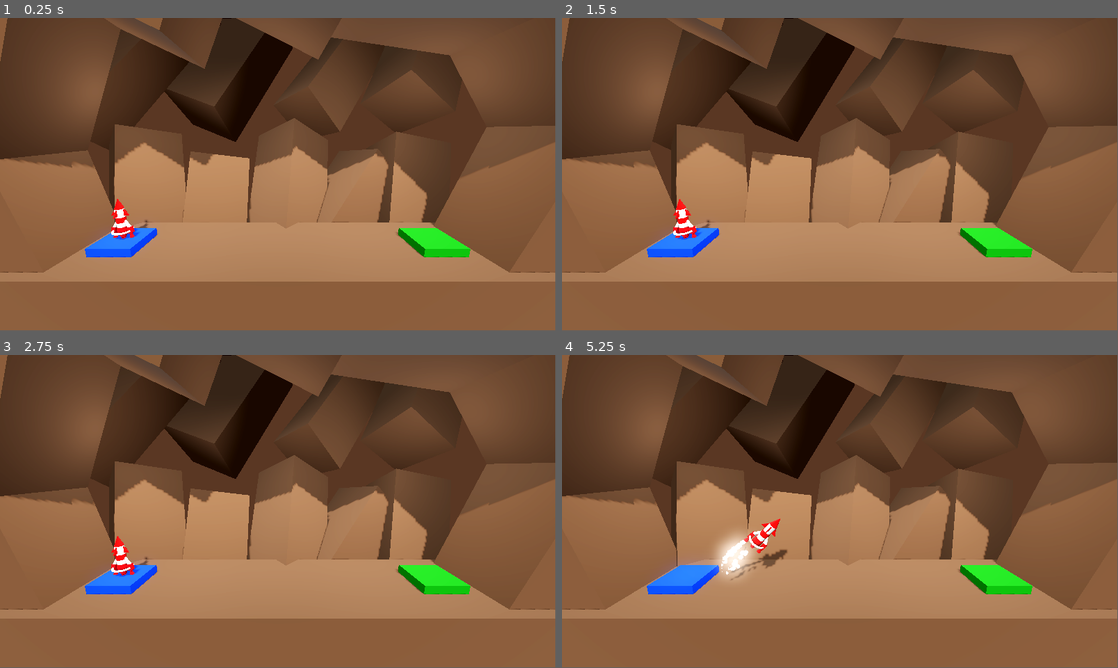
Above: before the commit, frames 1-4 (two rows, left to right).
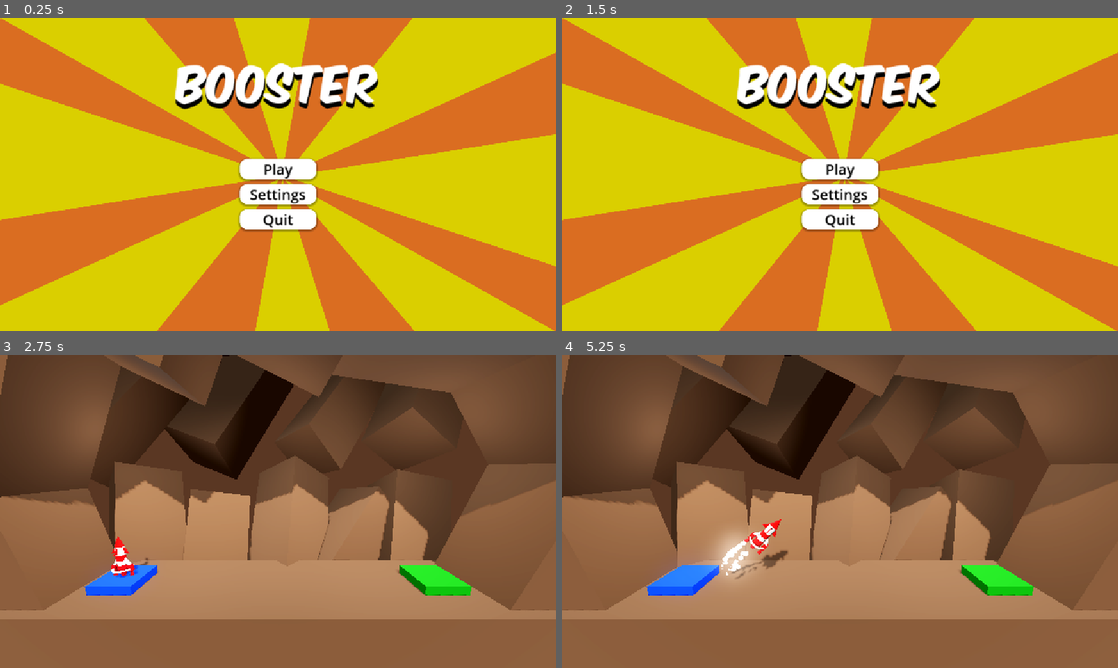
Above: after the commit, the same moments.

Repository: AlphaOrb1t/MoleBoost
Game: Godot game, scene res://Menu/main_menu.tscn
Same seed, same stepped clock (60 frames per second), same inputs: the game is played once before the commit and once after it. Before the commit the project starts from res://Level/level.tscn.
Inputs (mouse positions are in pixels of both pictures, inside the frame that each line leads up to):
- Up to frame 1 (0.25 s): no input
- Up to frame 2 (1.5 s): click (840, 193) at 0.5 s, where only the run after the commit has a clickable "Settings"; click (840, 246) at 1.25 s, where only the run after the commit has a clickable "Back"
- Up to frame 3 (2.75 s): click (278, 505) at 2 s, where only the run after the commit has a clickable "Play"
- Up to frame 4 (5.25 s): tap Enter at 2.75 s; hold D (rotate_right) 2.78-3.53 s; hold Space (boost) 2.78-3.53 s; hold A (rotate_left) 3.53-4.28 s; tap Space (boost) at 3.6, 5.1 s; hold Space (boost) 4.28-5.03 s; hold D (rotate_right) from 4.28 s (still down)
In our replay, the window is 799x449 before the commit and 800x450 after it. These sizes can differ from the game's own. Grey fills any space a smaller window leaves; there, only what the larger window draws over its background counts as a difference.

The runs differ from the first frame. In frame 1, 100% of the frame differs, in the area x 0-100%, y 0-100%; in frame 2, 100%; in frame 3, 1.7%; in frame 4, 2.1%.

Commit message:
menu
- main menu
- play, options, quit buttons
- menu music
- music/sfx sliders, fullscreen toggle

Diff:
--- /dev/null
+++ b/Menu/audio_control.gd
@@ -0,0 +1,14 @@
+extends HSlider
+
+@export var audio_bus_name: String
+
+var audio_bus_id
+
+func _ready():
+	audio_bus_id = AudioServer.get_bus_index(audio_bus_name)
+
+
+func _on_value_changed(value: float) -> void:
+	#turns the slider value from normal number (linear) to decibels (db)
+	var db = linear_to_db(value)
+	AudioServer.set_bus_volume_db(audio_bus_id, db)
--- /dev/null
+++ b/Menu/fullscreen_control.gd
@@ -0,0 +1,8 @@
+extends CheckButton
+
+
+func _on_toggled(toggled_on: bool) -> void:
+	if toggled_on == true:
+		DisplayServer.window_set_mode(DisplayServer.WINDOW_MODE_FULLSCREEN)
+	else:
+		DisplayServer.window_set_mode(DisplayServer.WINDOW_MODE_WINDOWED)
--- /dev/null
+++ b/Menu/main_menu.gd
@@ -0,0 +1,40 @@
+extends Control
+
+@onready var main_buttons: VBoxContainer = $MainButtons
+@onready var options: Panel = $Options
+@onready var confirm_quit: Panel = $ConfirmQuit
+
+
+# Called when the node enters the scene tree for the first time.
+func _ready() -> void:
+	main_buttons.visible = true
+	options.visible = false
+	confirm_quit.visible = false
+
+
+func _on_play_pressed() -> void:
+	get_tree().change_scene_to_file("res://Level/level.tscn")
+
+
+func _on_options_pressed() -> void:
+	main_buttons.visible = false
+	options.visible = true
+	confirm_quit.visible = false
+
+
+func _on_quit_pressed() -> void:
+	main_buttons.visible = false
+	options.visible = false
+	confirm_quit.visible = true
+
+
+func _on_back_options_pressed() -> void:
+	_ready()
+
+
+func _on_quit_yes_pressed() -> void:
+	get_tree().quit()
+
+
+func _on_quit_no_pressed() -> void:
+	_ready()
--- /dev/null
+++ b/Menu/main_menu.tscn
@@ -0,0 +1,349 @@
+[gd_scene load_steps=15 format=3 uid="uid://k7e40vuqn3qu"]
+
+[ext_resource type="Script" uid="uid://c8mmfjf6fy3c7" path="res://Menu/main_menu.gd" id="1_dtkyu"]
+[ext_resource type="Texture2D" uid="uid://dlu0ubbu7dhc4" path="res://Menu/menu.png" id="1_sla5p"]
+[ext_resource type="FontFile" uid="uid://bicy2swwthnec" path="res://Menu/KOMIKAX_.ttf" id="2_ci1se"]
+[ext_resource type="AudioStream" uid="uid://d4a43450yku5q" path="res://Audio/Jammin Bread.mp3" id="4_ohgnh"]
+[ext_resource type="Script" uid="uid://x3k76dpc0pgy" path="res://Menu/audio_control.gd" id="5_fw3rq"]
+[ext_resource type="Script" uid="uid://ck33s7jji0mar" path="res://Menu/fullscreen_control.gd" id="6_rw3mj"]
+
+[sub_resource type="StyleBoxTexture" id="StyleBoxTexture_ci1se"]
+texture = ExtResource("1_sla5p")
+modulate_color = Color(0.856067, 0.856067, 0.856067, 1)
+
+[sub_resource type="StyleBoxEmpty" id="StyleBoxEmpty_ci1se"]
+
+[sub_resource type="StyleBoxFlat" id="StyleBoxFlat_ci1se"]
+bg_color = Color(0.834614, 0.834614, 0.834614, 1)
+corner_radius_top_left = 16
+corner_radius_top_right = 16
+corner_radius_bottom_right = 16
+corner_radius_bottom_left = 16
+shadow_color = Color(0, 0, 0, 0.313726)
+shadow_size = 5
+shadow_offset = Vector2(0, 2)
+
+[sub_resource type="StyleBoxFlat" id="StyleBoxFlat_dtkyu"]
+bg_color = Color(0.485703, 0.485704, 0.485703, 1)
+corner_radius_top_left = 16
+corner_radius_top_right = 16
+corner_radius_bottom_right = 16
+corner_radius_bottom_left = 16
+shadow_color = Color(0, 0, 0, 0.313726)
+shadow_size = 5
+shadow_offset = Vector2(0, 2)
+
+[sub_resource type="StyleBoxFlat" id="StyleBoxFlat_7lkm1"]
+bg_color = Color(1, 1, 1, 1)
+corner_radius_top_left = 16
+corner_radius_top_right = 16
+corner_radius_bottom_right = 16
+corner_radius_bottom_left = 16
+shadow_color = Color(0, 0, 0, 0.313726)
+shadow_size = 5
+shadow_offset = Vector2(0, 2)
+
+[sub_resource type="StyleBoxLine" id="StyleBoxLine_ohgnh"]
+color = Color(0.529067, 0.529067, 0.529067, 1)
+thickness = 6
+
+[sub_resource type="StyleBoxLine" id="StyleBoxLine_fw3rq"]
+color = Color(0.152941, 0.541176, 0.941176, 1)
+thickness = 6
+
+[sub_resource type="StyleBoxFlat" id="StyleBoxFlat_ohgnh"]
+bg_color = Color(1, 1, 1, 1)
+corner_radius_top_left = 16
+corner_radius_top_right = 16
+corner_radius_bottom_right = 16
+corner_radius_bottom_left = 16
+shadow_size = 5
+shadow_offset = Vector2(0, 2)
+
+[node name="MainMenu" type="Control"]
+layout_mode = 3
+anchors_preset = 15
+anchor_right = 1.0
+anchor_bottom = 1.0
+grow_horizontal = 2
+grow_vertical = 2
+script = ExtResource("1_dtkyu")
+
+[node name="Background" type="Panel" parent="."]
+layout_mode = 1
+anchors_preset = 15
+anchor_right = 1.0
+anchor_bottom = 1.0
+grow_horizontal = 2
+grow_vertical = 2
+theme_override_styles/panel = SubResource("StyleBoxTexture_ci1se")
+
+[node name="Label" type="Label" parent="."]
+layout_mode = 1
+anchors_preset = 5
+anchor_left = 0.5
+anchor_right = 0.5
+offset_left = -321.0
+offset_top = 50.0
+offset_right = 321.0
+offset_bottom = 198.0
+grow_horizontal = 2
+theme_override_colors/font_shadow_color = Color(0, 0, 0, 1)
+theme_override_constants/shadow_offset_y = 10
+theme_override_fonts/font = ExtResource("2_ci1se")
+theme_override_font_sizes/font_size = 90
+text = "Booster"
+horizontal_alignment = 1
+vertical_alignment = 1
+
+[node name="AudioStreamPlayer" type="AudioStreamPlayer" parent="."]
+stream = ExtResource("4_ohgnh")
+autoplay = true
+bus = &"Music"
+
+[node name="MainButtons" type="VBoxContainer" parent="."]
+layout_mode = 1
+anchors_preset = 8
+anchor_left = 0.5
+anchor_top = 0.5
+anchor_right = 0.5
+anchor_bottom = 0.5
+offset_left = -80.0
+offset_top = -33.0
+offset_right = 79.0
+offset_bottom = 113.0
+grow_horizontal = 2
+grow_vertical = 2
+theme_override_constants/separation = 10
+
+[node name="Play" type="Button" parent="MainButtons"]
+layout_mode = 2
+size_flags_vertical = 3
+theme_override_colors/font_hover_color = Color(0, 0, 0, 1)
+theme_override_colors/font_color = Color(0, 0, 0, 1)
+theme_override_colors/font_focus_color = Color(0, 0, 0, 1)
+theme_override_colors/font_pressed_color = Color(0, 0, 0, 1)
+theme_override_font_sizes/font_size = 30
+theme_override_styles/focus = SubResource("StyleBoxEmpty_ci1se")
+theme_override_styles/hover = SubResource("StyleBoxFlat_ci1se")
+theme_override_styles/pressed = SubResource("StyleBoxFlat_dtkyu")
+theme_override_styles/normal = SubResource("StyleBoxFlat_7lkm1")
+text = "Play"
+
+[node name="Settings" type="Button" parent="MainButtons"]
+layout_mode = 2
+size_flags_vertical = 3
+theme_override_colors/font_hover_color = Color(0, 0, 0, 1)
+theme_override_colors/font_color = Color(0, 0, 0, 1)
+theme_override_colors/font_focus_color = Color(0, 0, 0, 1)
+theme_override_colors/font_pressed_color = Color(0, 0, 0, 1)
+theme_override_font_sizes/font_size = 30
+theme_override_styles/focus = SubResource("StyleBoxEmpty_ci1se")
+theme_override_styles/hover = SubResource("StyleBoxFlat_ci1se")
+theme_override_styles/pressed = SubResource("StyleBoxFlat_dtkyu")
+theme_override_styles/normal = SubResource("StyleBoxFlat_7lkm1")
+text = "Settings"
+
+[node name="Quit" type="Button" parent="MainButtons"]
+layout_mode = 2
+size_flags_vertical = 3
+theme_override_colors/font_hover_color = Color(0, 0, 0, 1)
+theme_override_colors/font_color = Color(0, 0, 0, 1)
+theme_override_colors/font_focus_color = Color(0, 0, 0, 1)
+theme_override_colors/font_pressed_color = Color(0, 0, 0, 1)
+theme_override_font_sizes/font_size = 30
+theme_override_styles/focus = SubResource("StyleBoxEmpty_ci1se")
+theme_override_styles/hover = SubResource("StyleBoxFlat_ci1se")
+theme_override_styles/pressed = SubResource("StyleBoxFlat_dtkyu")
+theme_override_styles/normal = SubResource("StyleBoxFlat_7lkm1")
+text = "Quit"
+
+[node name="Options" type="Panel" parent="."]
+visible = false
+layout_mode = 1
+anchors_preset = 8
+anchor_left = 0.5
+anchor_top = 0.5
+anchor_right = 0.5
+anchor_bottom = 0.5
+offset_left = -241.0
+offset_top = -108.0
+offset_right = 242.0
+offset_bottom = 183.0
+grow_horizontal = 2
+grow_vertical = 2
+
+[node name="Label" type="Label" parent="Options"]
+layout_mode = 1
+anchors_preset = 10
+anchor_right = 1.0
+offset_bottom = 46.0
+grow_horizontal = 2
+theme_override_font_sizes/font_size = 32
+text = "Options"
+horizontal_alignment = 1
+vertical_alignment = 1
+
+[node name="Back" type="Button" parent="Options"]
+layout_mode = 2
+offset_left = 161.5
+offset_top = 236.0
+offset_right = 320.5
+offset_bottom = 278.0
+size_flags_vertical = 3
+theme_override_colors/font_hover_color = Color(0, 0, 0, 1)
+theme_override_colors/font_color = Color(0, 0, 0, 1)
+theme_override_colors/font_focus_color = Color(0, 0, 0, 1)
+theme_override_colors/font_pressed_color = Color(0, 0, 0, 1)
+theme_override_font_sizes/font_size = 30
+theme_override_styles/focus = SubResource("StyleBoxEmpty_ci1se")
+theme_override_styles/hover = SubResource("StyleBoxFlat_ci1se")
+theme_override_styles/pressed = SubResource("StyleBoxFlat_dtkyu")
+theme_override_styles/normal = SubResource("StyleBoxFlat_7lkm1")
+text = "Back"
+
+[node name="Music" type="Label" parent="Options"]
+layout_mode = 0
+offset_left = 85.0
+offset_top = 49.0
+offset_right = 185.0
+offset_bottom = 107.0
+theme_override_font_sizes/font_size = 20
+text = "Music"
+horizontal_alignment = 1
+vertical_alignment = 1
+
+[node name="MusicControl" type="HSlider" parent="Options"]
+layout_mode = 0
+offset_left = 184.0
+offset_top = 49.0
+offset_right = 397.0
+offset_bottom = 107.0
+theme_override_styles/slider = SubResource("StyleBoxLine_ohgnh")
+theme_override_styles/grabber_area = SubResource("StyleBoxLine_fw3rq")
+theme_override_styles/grabber_area_highlight = SubResource("StyleBoxLine_fw3rq")
+max_value = 1.0
+step = 0.05
+value = 0.5
+script = ExtResource("5_fw3rq")
+audio_bus_name = "Music"
+
+[node name="SFX" type="Label" parent="Options"]
+layout_mode = 0
+offset_left = 85.0
+offset_top = 107.0
+offset_right = 185.0
+offset_bottom = 165.0
+theme_override_font_sizes/font_size = 20
+text = "SFX"
+horizontal_alignment = 1
+vertical_alignment = 1
+
+[node name="SFXControl" type="HSlider" parent="Options"]
+layout_mode = 0
+offset_left = 184.0
+offset_top = 107.0
+offset_right = 397.0
+offset_bottom = 165.0
+theme_override_styles/slider = SubResource("StyleBoxLine_ohgnh")
+theme_override_styles/grabber_area = SubResource("StyleBoxLine_fw3rq")
+theme_override_styles/grabber_area_highlight = SubResource("StyleBoxLine_fw3rq")
+max_value = 1.0
+step = 0.05
+value = 0.5
+script = ExtResource("5_fw3rq")
+audio_bus_name = "SFX"
+
+[node name="FullscreenControl" type="CheckButton" parent="Options"]
+layout_mode = 0
+offset_left = 133.0
+offset_top = 162.0
+offset_right = 346.0
+offset_bottom = 220.0
+theme_override_font_sizes/font_size = 16
+text = "Fullscreen"
+script = ExtResource("6_rw3mj")
+
+[node name="ConfirmQuit" type="Panel" parent="."]
+visible = false
+layout_mode = 1
+anchors_preset = 8
+anchor_left = 0.5
+anchor_top = 0.5
+anchor_right = 0.5
+anchor_bottom = 0.5
+offset_left = -129.5
+offset_top = -70.0
+offset_right = 129.5
+offset_bottom = 70.0
+grow_horizontal = 2
+grow_vertical = 2
+theme_override_styles/panel = SubResource("StyleBoxFlat_ohgnh")
+
+[node name="Label" type="Label" parent="ConfirmQuit"]
+layout_mode = 1
+anchors_preset = 10
+anchor_right = 1.0
+offset_bottom = 70.0
+grow_horizontal = 2
+theme_override_colors/font_color = Color(0, 0, 0, 1)
+theme_override_font_sizes/font_size = 24
+text = "Are you sure you
+want to quit?"
+horizontal_alignment = 1
+vertical_alignment = 1
+
+[node name="HBoxContainer" type="HBoxContainer" parent="ConfirmQuit"]
+layout_mode = 1
+anchors_preset = 7
+anchor_left = 0.5
+anchor_top = 1.0
+anchor_right = 0.5
+anchor_bottom = 1.0
+offset_left = -100.0
+offset_top = -65.0
+offset_right = 103.0
+offset_bottom = -9.0
+grow_horizontal = 2
+grow_vertical = 0
+theme_override_constants/separation = 67
+
+[node name="Yes" type="Button" parent="ConfirmQuit/HBoxContainer"]
+layout_mode = 2
+size_flags_horizontal = 3
+size_flags_vertical = 3
+theme_override_colors/font_hover_color = Color(0, 0, 0, 1)
+theme_override_colors/font_color = Color(0, 0, 0, 1)
+theme_override_colors/font_focus_color = Color(0, 0, 0, 1)
+theme_override_colors/font_pressed_color = Color(0, 0, 0, 1)
+theme_override_font_sizes/font_size = 25
+theme_override_styles/focus = SubResource("StyleBoxEmpty_ci1se")
+theme_override_styles/hover = SubResource("StyleBoxFlat_ci1se")
+theme_override_styles/pressed = SubResource("StyleBoxFlat_dtkyu")
+theme_override_styles/normal = SubResource("StyleBoxFlat_7lkm1")
+text = "Yes"
+
+[node name="No" type="Button" parent="ConfirmQuit/HBoxContainer"]
+layout_mode = 2
+size_flags_horizontal = 3
+size_flags_vertical = 3
+theme_override_colors/font_hover_color = Color(0, 0, 0, 1)
+theme_override_colors/font_color = Color(0, 0, 0, 1)
+theme_override_colors/font_focus_color = Color(0, 0, 0, 1)
+theme_override_colors/font_pressed_color = Color(0, 0, 0, 1)
+theme_override_font_sizes/font_size = 25
+theme_override_styles/focus = SubResource("StyleBoxEmpty_ci1se")
+theme_override_styles/hover = SubResource("StyleBoxFlat_ci1se")
+theme_override_styles/pressed = SubResource("StyleBoxFlat_dtkyu")
+theme_override_styles/normal = SubResource("StyleBoxFlat_7lkm1")
+text = "No"
+
+[connection signal="pressed" from="MainButtons/Play" to="." method="_on_play_pressed"]
+[connection signal="pressed" from="MainButtons/Settings" to="." method="_on_options_pressed"]
+[connection signal="pressed" from="MainButtons/Quit" to="." method="_on_quit_pressed"]
+[connection signal="pressed" from="Options/Back" to="." method="_on_back_options_pressed"]
+[connection signal="value_changed" from="Options/MusicControl" to="Options/MusicControl" method="_on_value_changed"]
+[connection signal="value_changed" from="Options/SFXControl" to="Options/SFXControl" method="_on_value_changed"]
+[connection signal="toggled" from="Options/FullscreenControl" to="Options/FullscreenControl" method="_on_toggled"]
+[connection signal="pressed" from="ConfirmQuit/HBoxContainer/Yes" to="." method="_on_quit_yes_pressed"]
+[connection signal="pressed" from="ConfirmQuit/HBoxContainer/No" to="." method="_on_quit_no_pressed"]
--- a/Player.gd
+++ b/Player.gd
@@ -19,6 +19,7 @@
 @onready var left_booster_particles: GPUParticles3D = $LeftBoosterParticles
 @onready var explosion_particles: GPUParticles3D = $ExplosionParticles
 @onready var success_particles: GPUParticles3D = $SuccessParticles
+
 
 
 #Called every frame. 'delta' is the elapsed time since the previous frame.
--- /dev/null
+++ b/default_bus_layout.tres
@@ -0,0 +1,15 @@
+[gd_resource type="AudioBusLayout" format=3 uid="uid://bt1ri20p8n770"]
+
+[resource]
+bus/1/name = &"Music"
+bus/1/solo = false
+bus/1/mute = false
+bus/1/bypass_fx = false
+bus/1/volume_db = 0.0
+bus/1/send = &"Master"
+bus/2/name = &"SFX"
+bus/2/solo = false
+bus/2/mute = false
+bus/2/bypass_fx = false
+bus/2/volume_db = 0.0
+bus/2/send = &"Master"
--- a/player.tscn
+++ b/player.tscn
@@ -84,15 +84,16 @@
 
 [node name="ExplosionAudio" type="AudioStreamPlayer" parent="."]
 stream = ExtResource("2_onrkg")
-volume_db = -15.0
+bus = &"SFX"
 
 [node name="SuccessAudio" type="AudioStreamPlayer" parent="."]
 stream = ExtResource("3_i3pqv")
-volume_db = -15.0
+bus = &"SFX"
 
 [node name="RocketAudio" type="AudioStreamPlayer3D" parent="."]
 stream = ExtResource("4_hqtel")
-volume_db = -10.0
+volume_db = 10.0
+bus = &"SFX"
 
 [node name="BoosterParticles" parent="." instance=ExtResource("5_sweqy")]
 transform = Transform3D(1, 0, 0, 0, 1, 0, 0, 0, 1, 0, -1, 0)
--- a/project.godot
+++ b/project.godot
@@ -10,10 +10,14 @@
 
 [application]
 
-config/name="Mole Boost"
-run/main_scene="uid://bkof6uwqoqr07"
+config/name="Booster"
+run/main_scene="uid://k7e40vuqn3qu"
 config/features=PackedStringArray("4.4", "Forward Plus")
 config/icon="res://icon.svg"
+
+[display]
+
+window/stretch/mode="canvas_items"
 
 [input]
 
Not shown, added: Audio/Jammin Bread.mp3.import
Not shown, changed: Audio/SFX - Death Explosion.ogg.import
Not shown, changed: Audio/SFX - Main engine thrust.ogg.import
Not shown, changed: Audio/SFX - Success.ogg.import
Binary file added: Menu/KOMIKAX_.ttf
Not shown, added: Menu/KOMIKAX_.ttf.import
Not shown, added: Menu/audio_control.gd.uid
Not shown, added: Menu/fullscreen_control.gd.uid
Not shown, added: Menu/main_menu.gd.uid
Binary file added: Menu/menu.png
Not shown, added: Menu/menu.png.import
Not shown, changed: export_presets.cfg
(and 3 more such lines)
